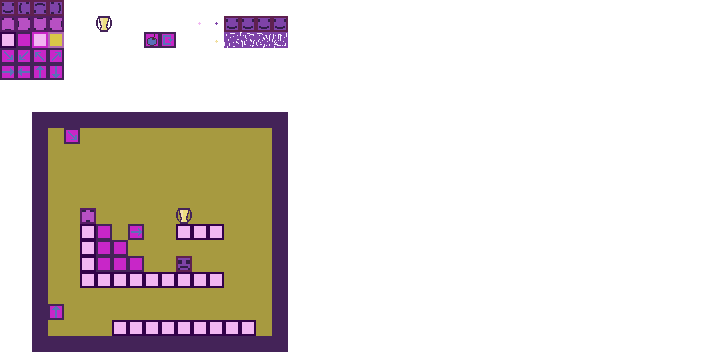
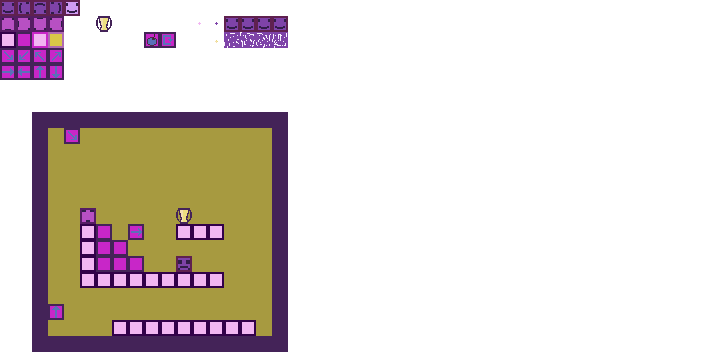
Layered file, before and after one edit (704x352). Changes by layer:
added layer "Слой 1 kопировать 4" above "Слой 1" over (x1=64, y1=0, x2=80, y2=16)
